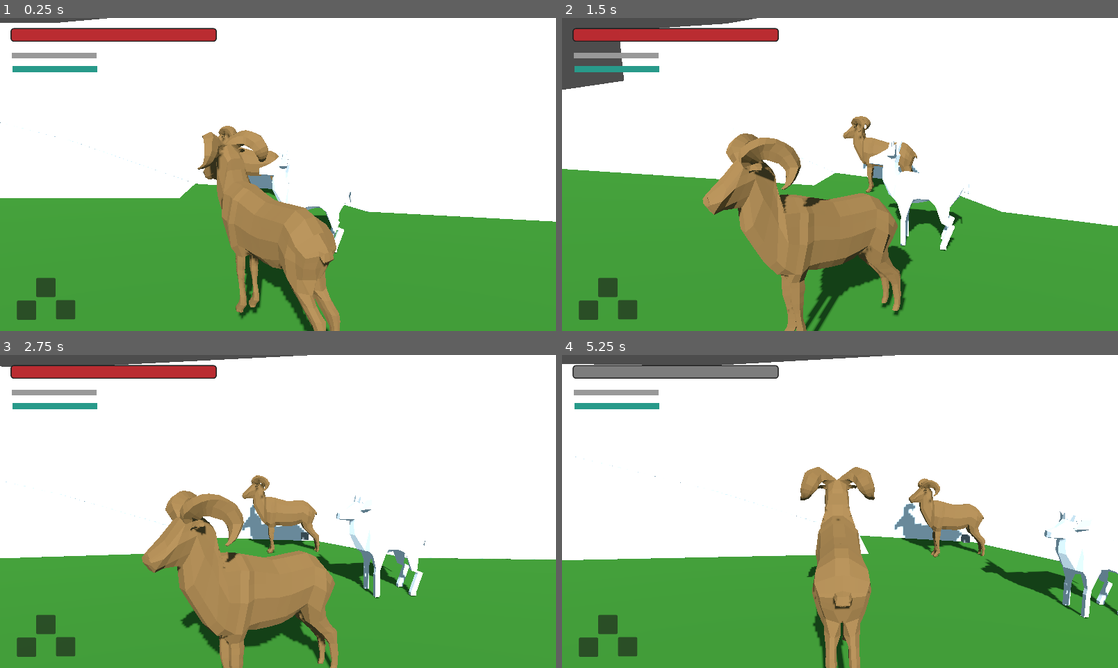
Above: before the commit, frames 1-4 (two rows, left to right).
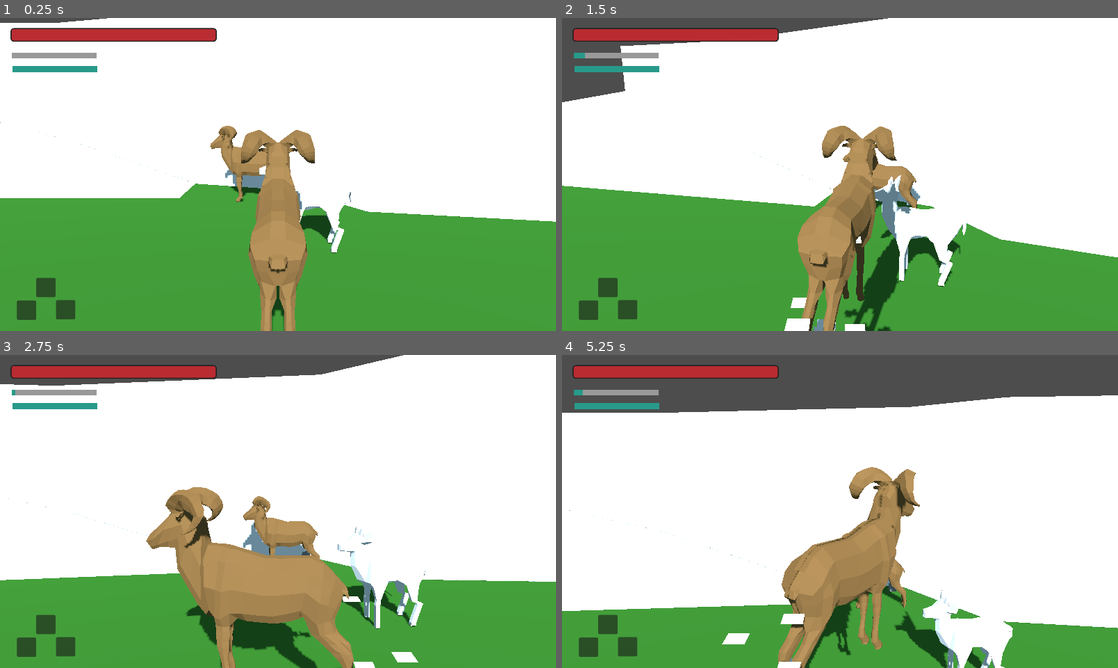
Above: after the commit, the same moments.

Repository: sasankthapa/PirateSoftwareGameJam16
Game: Godot game, scene res://Scene/world_1.tscn
Same seed, same stepped clock (60 frames per second), same inputs: the game is played once before the commit and once after it.
Inputs (mouse positions are in pixels of both pictures, inside the frame that each line leads up to):
- Up to frame 1 (0.25 s): no input
- Up to frame 2 (1.5 s): tap Enter (ui_accept) at 0.5 s; move the mouse to (867, 174) at 0.52 s; hold C (Centre, bound only before the commit) 0.53-1.28 s; tap Space (Jump) at 0.77 s; tap Shift (SHIFT_KEY) at 0.8, 1.35 s; move the mouse to (812, 174) at 1.27 s
- Up to frame 3 (2.75 s): tap Space (Jump) at 1.52 s; tap C (Centre, bound only before the commit) at 1.55 s; move the mouse to (289, 505) at 2.02 s; hold A (A_KEY) from 2.03 s (still down); tap Shift (SHIFT_KEY) at 2.3 s
- Up to frame 4 (5.25 s): move the mouse to (834, 517) at 2.77 s; release A (A_KEY) at 2.78 s; tap C (Centre, bound only before the commit) at 2.85, 4.55 s; tap Space (Jump) at 3.02, 3.77, 4.52 s; move the mouse to (878, 514) at 3.52 s; hold Right mouse button (DODGE) 3.53-4.28 s; tap Shift (SHIFT_KEY) at 3.8 s; move the mouse to (795, 508) at 4.27 s; tap D (D_KEY) at 4.35 s; move the mouse to (845, 511) at 5.02 s; hold Shift (SHIFT_KEY) from 5.03 s (still down)

The runs differ from the first frame. In frame 1, 8.0% of the frame differs, in the area x 35-62%, y 35-100%; in frame 2, 21%; in frame 3, 16%; in frame 4, 42%, in the area x 0-100%, y 0-100%.

Commit message:
Add Horn modifiers

Diff:
--- a/Scene/world_1.tscn
+++ b/Scene/world_1.tscn
@@ -1,8 +1,10 @@
-[gd_scene load_steps=11 format=3 uid="uid://c76byv85cp5x"]
+[gd_scene load_steps=13 format=3 uid="uid://c76byv85cp5x"]
 
 [ext_resource type="PackedScene" uid="uid://bwrn2350dk4mk" path="res://Scene/player.tscn" id="1_ue8en"]
+[ext_resource type="Script" path="res://Scripts/UI.gd" id="2_88lia"]
 [ext_resource type="PackedScene" uid="uid://dviecswnrthm8" path="res://Assets_in_Progress/HomeLevel_Collision.tscn" id="2_pjo7m"]
 [ext_resource type="PackedScene" uid="uid://6h5kfv4q6t63" path="res://Scene/Ram_basic.tscn" id="3_f4huk"]
+[ext_resource type="Script" path="res://Scripts/player.gd" id="3_gfxu1"]
 [ext_resource type="PackedScene" uid="uid://be0w2144133jd" path="res://Assets_in_Progress/DeerCreature.glb" id="4_fae0y"]
 [ext_resource type="PackedScene" uid="uid://c0ybbylj6udig" path="res://Scene/Menus/pause_menu.tscn" id="5_j448v"]
 [ext_resource type="PackedScene" uid="uid://ci38xxr56lxkh" path="res://Scene/Menus/HUD.tscn" id="6_ik6h8"]
@@ -30,6 +32,7 @@
 offset_right = 62.0
 offset_bottom = 63.0
 mouse_filter = 1
+script = ExtResource("2_88lia")
 
 [node name="DirectionalLight3D" type="DirectionalLight3D" parent="."]
 transform = Transform3D(1, 0, 0, 0, 0.858065, 0.513541, 0, -0.513541, 0.858065, 3.26585, 10.9196, 11.4805)
@@ -47,6 +50,7 @@
 
 [node name="Player" parent="." instance=ExtResource("1_ue8en")]
 transform = Transform3D(1, 0, 0, 0, 1, 0, 0, 0, 1, 0, 2.04142, 30.7065)
+script = ExtResource("3_gfxu1")
 
 [node name="Objects" type="Node3D" parent="."]
 
--- a/UI.gd
+++ b/Scripts/UI.gd
@@ -8,16 +8,17 @@
 
 # Called when the node enters the scene tree for the first time.
 func _ready() -> void:
+	await get_tree().process_frame
 	hud = get_node("/root/World1/CanvasLayer/PLAYERHUD")
 
 	if hud == null:
 		print("ERROR, hud is null")
 
-	player = get_node("/root/World1/Player")
-
 	health_bar = hud.get_node("Health Bar")
 	dodge_bar = hud.get_node("Dodge Bar")
 	charge_bar = hud.get_node("Charge Bar")
+
+	player = get_tree().get_first_node_in_group("player")
 
 	health_bar.value = player.HP
 
--- a/Scripts/creature.gd
+++ b/Scripts/creature.gd
@@ -14,8 +14,8 @@
 var BASE_ROTATION_SPEED : float = 2.0
 
 var BASE_CHARGE_VAL: float = 1.0
-var BASE_CHARGE_SPEED:float = 1.0
-var BASE_MAX_CHARGE: float = 3.0
+var BASE_CHARGE_SPEED:float = 2.0
+var BASE_MAX_CHARGE: float = 5.0
 
 ## Current States
 var HP: float
@@ -37,6 +37,13 @@
 var is_dodging: bool = false
 var is_charging:bool = false
 var is_charged:bool = false
+var is_rolling = false
+
+# Dodge roll parameters
+var roll_speed = 15.0
+var roll_duration = 0.5
+var roll_timer = 0.0
+var roll_direction = Vector3.ZERO
 
 
 # Dictionary to store modifiers for each stat
@@ -81,9 +88,9 @@
 
 ### Stat Modification Manager
 # Add a modifier to a specific stat
-func add_modifier(stat_name: String, modifier_id: String, value: float):
+func add_modifier(stat_name: String, modifier_id: String, value: float, is_multiplier: bool = false):
 	var modifier_dict = _get_modifier_dict(stat_name)
-	modifier_dict[modifier_id] = value
+	modifier_dict[modifier_id] = {"value": value, "is_multiplier": is_multiplier}
 	_recalculate_stat(stat_name)
 
 # Remove a modifier from a specific stat
@@ -131,14 +138,25 @@
 	var modifier_dict = _get_modifier_dict(stat_name)
 	var current_value = _get_current_stat(stat_name)
 
-	# Add up all modifiers
-	var total_modifier: float = 0.0
-	for modifier_value in modifier_dict.values():
-		total_modifier += modifier_value
-
-	# Apply total modifier to base value
-	var final_value = base_value + total_modifier
-
+	# First, apply all multiplicative modifiers
+	var total_multiplier: float = 1.0
+	for modifier in modifier_dict.values():
+		if modifier["is_multiplier"]:
+			total_multiplier *= (1.0 + modifier["value"])
+
+	# Apply multiplier to base value
+	var after_multipliers = base_value * total_multiplier
+
+	# Then, apply all additive modifiers
+	var total_addition: float = 0.0
+	for modifier in modifier_dict.values():
+		if not modifier["is_multiplier"]:
+			total_addition += modifier["value"]
+
+	# Calculate final value
+	var final_value = after_multipliers + total_addition
+
+	# Set the new value and emit signal
 	_set_current_stat(stat_name, final_value)
 	stat_changes.emit(stat_name, current_value, final_value)
 
@@ -148,6 +166,7 @@
 
 func charge(delta):
 	is_charging = true
+	add_modifier("SPEED", "charging", -0.6, true)
 	CHARGE_VAL = CHARGE_VAL + delta*CHARGE_SPEED
 	CHARGE_VAL = min(CHARGE_VAL, MAX_CHARGE)
 
@@ -157,7 +176,8 @@
 func discharge(delta):
 	is_ramming = true
 	is_charging = false
-	SPEED = SPEED + CHARGE_VAL * BASE_SPEED
+	remove_modifier("SPEED", "charging")
+	add_modifier("SPEED", "charge", CHARGE_VAL * BASE_SPEED , false)
 
 
 func dodge():
@@ -183,7 +203,36 @@
 		velocity += get_gravity() * delta
 
 func handle_movement(delta: float) -> void:
-	pass
+	# Check for dodge roll input (you can change the input action name as needed)
+	if Input.is_action_just_pressed("dodge_roll") and !is_rolling:
+		start_roll()
+
+	# Handle roll movement
+	if is_rolling:
+		roll_timer += delta
+		velocity = roll_direction * roll_speed
+
+		# End roll when duration is complete
+		if roll_timer >= roll_duration:
+			end_roll()
+func start_roll():
+	is_rolling = true
+	roll_timer = 0.0
+
+	# Get input direction for roll
+	var input_dir = Vector3.ZERO
+	input_dir.x = Input.get_axis("move_left", "move_right")
+	input_dir.z = Input.get_axis("move_forward", "move_back")
+
+	# If no direction input, roll forward
+	if input_dir == Vector3.ZERO:
+		roll_direction = -global_transform.basis.z
+	else:
+		roll_direction = input_dir.normalized()
+
+func end_roll():
+	is_rolling = false
+	velocity = Vector3.ZERO
 
 func move_in_direction(direction: Vector3, delta: float) -> void:
 	if direction:
@@ -204,3 +253,13 @@
 
 func process_creature_physics(delta: float) -> void:
 	pass
+
+	if is_ramming:
+		ram_speed(delta)
+
+func ram_speed(delta):
+	CHARGE_VAL = lerp(CHARGE_VAL, 0.0, 2*delta)
+	if CHARGE_VAL < 0.01:
+		CHARGE_VAL=0.0
+		is_ramming=false
+		remove_modifier("SPEED", "charge")
--- a/enemy.gd
+++ b/Scripts/enemy.gd
@@ -3,6 +3,8 @@
 class_name Enemy
 
 var target: Node3D
+#We need a better way to reference player node
+var player: Player = get_tree().get_first_node_in_group("player")
 
 func handle_movement(delta: float) -> void:
 	if target:
--- a/Scripts/horn.gd
+++ b/Scripts/horn.gd
@@ -11,7 +11,10 @@
 var is_blocking_enabled: bool = false
 var is_equipped:bool = false
 
-func _init(blocking: float = 0.0):
+@onready var player: Player = get_tree().get_first_node_in_group("player")
+
+func _init(damage_dealing:float = 0, blocking: float = 0.0):
+	damage_dealing_power = damage_dealing
 	blocking_power = blocking
 
 # Will be overridden by specific horn types
@@ -19,26 +22,36 @@
 	pass
 
 # Will be overridden by specific horn types
-func passive_power(state:bool) -> void:
-	if state:
-		pass
-	else:
-		pass
+func add_passive_power() -> void:
+	pass
+
+func remove_passive_power() -> void:
+	pass
 
 func enable_active() -> void:
 	is_active_enabled = true
 	is_blocking_enabled = false
 	is_passive_enabled = false
+	player.add_modifier("ATTACK", "Horn", damage_dealing_power, true)
+	remove_passive_power()
+	player.remove_modifier("DEFENSE", "Horn")
+
 
 func enable_passive() -> void:
 	is_passive_enabled = true
 	is_blocking_enabled = false
 	is_active_enabled = false
+	player.remove_modifier("ATTACK", "Horn")
+	add_passive_power()
+	player.remove_modifier("DEFENSE", "Horn")
 
 func enable_blocking() -> void:
 	is_blocking_enabled = true
 	is_active_enabled = false
 	is_passive_enabled = false
+	player.remove_modifier("ATTACK", "Horn")
+	remove_passive_power()
+	player.add_modifier("DEFENSE", "Horn", blocking_power, true)
 
 func get_blocking_power() -> float:
 	return blocking_power
--- a/Scripts/ibex_horn.gd
+++ b/Scripts/ibex_horn.gd
@@ -1,21 +1,15 @@
 extends Horn
-
-
-var multAttack = 1.1
-var multDefense = 1.2
 
 # Called when the node enters the scene tree for the first time.
 func _ready() -> void:
-	super._init(20.0)
+	super._init(1.0,1.0)
 
-# Will be overridden by specific horn types
-func passive_power(state:bool) -> void:
-	if state and is_equipped:
-		multAttack = 1.1
-		multDefense = 1.2
-	else:
-		multAttack = 1.0
-		multDefense = 1.0
+
+func add_passive_power() -> void:
+	player.add_modifier("CHARGE_SPEED", "Ibex_horn_passive", 1.0, true)
+
+func remove_passive_power()-> void:
+	player.remove_modifier("CHARGE_SPEED","Ibex_horn_passive" )
 
 # Called every frame. 'delta' is the elapsed time since the previous frame.
 func _process(delta: float) -> void:
--- a/Scripts/player.gd
+++ b/Scripts/player.gd
@@ -19,8 +19,9 @@
 
 # Called when the node enters the scene tree for the first time.
 func _ready() -> void:
+	add_to_group("player")
 	super()
-	print("Player HP: ", HP)
+
 
 
 func _physics_process(delta):
@@ -41,19 +42,20 @@
 	body.global_rotation.y = lerp_angle(body.rotation.y, target_angle, ROTATION_SPEED*delta)
 
 	## Handle charging
-	if Input.is_action_pressed("SHIFT_KEY"):
+	if Input.is_action_just_pressed("SHIFT_KEY"):
 		gpu_particles_3d.emitting=true
 		gpu_particles_3d.speed_scale = 1
+
+
+	if Input.is_action_pressed("SHIFT_KEY"):
 		charge(delta)
 		charge_change.emit(CHARGE_VAL)
+		print("Charge Value", CHARGE_VAL)
 
 
 	if Input.is_action_just_released("SHIFT_KEY"):
 		gpu_particles_3d.speed_scale = 4
 		discharge(delta)
-
-	if is_ramming:
-		ram_speed(delta)
 
 func ram_speed(delta):
 	CHARGE_VAL = lerp(CHARGE_VAL, 0.0, 2*delta)
@@ -62,7 +64,7 @@
 		gpu_particles_3d.emitting=false
 		CHARGE_VAL=0.0
 		is_ramming=false
-		SPEED = BASE_SPEED
+		remove_modifier("SPEED", "charge")
 
 func _input(event: InputEvent) -> void:
 	pass
@@ -90,7 +92,6 @@
 	#
 	return direction.normalized()
 
-
 ##Doesn't work
 func align_camera_to_player():
 	# Get body's forward direction
--- a/project.godot
+++ b/project.godot
@@ -66,7 +66,7 @@
 "events": [Object(InputEventKey,"resource_local_to_scene":false,"resource_name":"","device":-1,"window_id":0,"alt_press …(191 unchanged characters)…
 ]
 }
-Centre={
+dodge_roll={
 "deadzone": 0.5,
 "events": [Object(InputEventKey,"resource_local_to_scene":false,"resource_name":"","device":-1,"window_id":0,"alt_press …(191 unchanged characters)…
 ]
